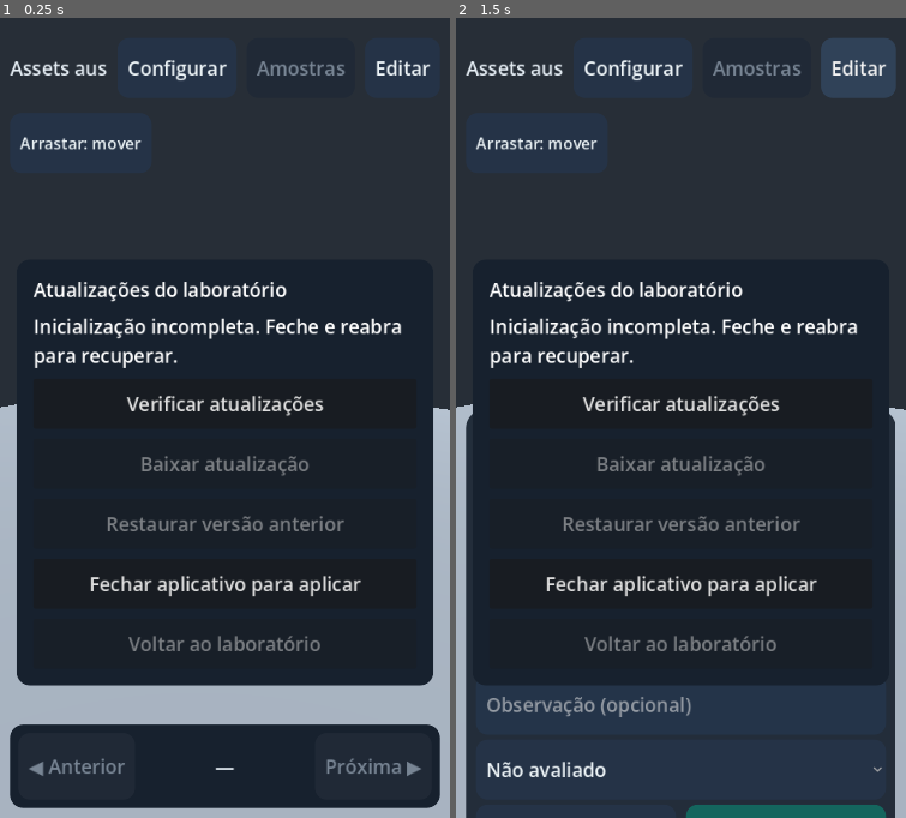
Above: before the commit, frames 1-2 (left to right).
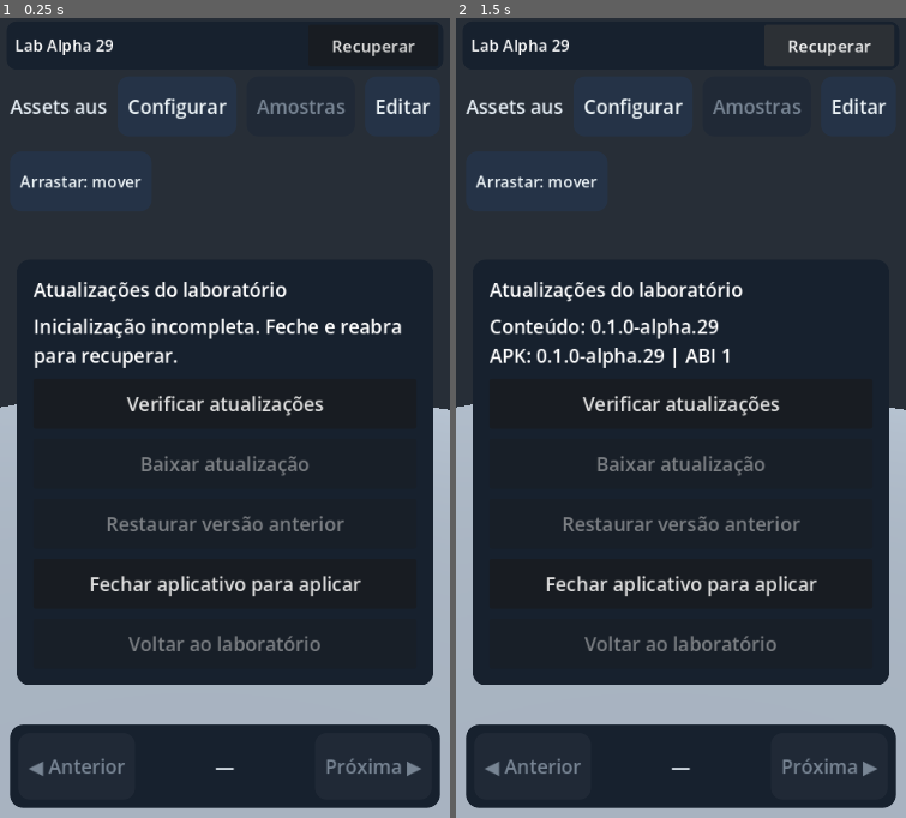
Above: after the commit, the same moments.

Repository: pabloerlis/MyGame
Game: Godot game, scene res://bootstrap/runtime.tscn
Two runs of this game, one before a commit and one after it. Both use one fixed random seed, a clock stepped at 60 frames per second and the inputs below.
Inputs (mouse positions are in pixels of both pictures, inside the frame that each line leads up to):
- Up to frame 1 (0.25 s): no input
- Up to frame 2 (1.5 s): click "Verificar atualizações" at 0.5 s; click (829, 42) at 1.25 s, where only the run after the commit has a clickable "Recuperar"

The runs differ from the first frame. In frame 1, 3.8% of the frame differs, in the area x 2-98%, y 2-84%; in frame 2, 17%, in the area x 2-98%, y 2-100%.

Commit message:
fix(runtime): permanent update button and visible content version (shell 2 alpha.29)

Diff:
--- a/game/bootstrap/runtime.gd
+++ b/game/bootstrap/runtime.gd
@@ -23,6 +23,10 @@
 var embedded_version := ""
 var lab: Node
 var boot_ok := false
+var update_bar: PanelContainer
+var version_label: Label
+var update_badge: Button
+var connection_state := "Iniciando"
 
 func _ready() -> void:
 	add_to_group("lab_runtime")
@@ -143,6 +147,8 @@
 			_fail("Falha ao confirmar inicialização.")
 			return
 	boot_ok = true
+	connection_state = "Atualizar"
+	_refresh_update_bar()
 	_prune_packs()
 	if OS.has_feature("android"):
 		_check(false)
@@ -161,11 +167,41 @@
 	root.mouse_filter = Control.MOUSE_FILTER_IGNORE
 	root.theme = Theme.new()
 	root.theme.default_font_size = 23
+	# Permanent shell-owned entry point, independent of content scripts and menus.
+	update_bar = PanelContainer.new()
+	root.add_child(update_bar)
+	update_bar.set_anchors_and_offsets_preset(Control.PRESET_TOP_WIDE)
+	update_bar.offset_left = 8
+	update_bar.offset_right = -8
+	update_bar.offset_top = 4
+	update_bar.offset_bottom = 62
+	var bar_style := StyleBoxFlat.new()
+	bar_style.bg_color = Color("#17212e")
+	bar_style.set_corner_radius_all(12)
+	bar_style.content_margin_left = 10
+	bar_style.content_margin_right = 6
+	bar_style.content_margin_top = 4
+	bar_style.content_margin_bottom = 4
+	update_bar.add_theme_stylebox_override("panel", bar_style)
+	var bar := HBoxContainer.new()
+	bar.add_child(Label.new())
+	update_bar.add_child(bar)
+	version_label = bar.get_child(0) as Label
+	version_label.size_flags_horizontal = Control.SIZE_EXPAND_FILL
+	version_label.clip_text = true
+	version_label.add_theme_font_size_override("font_size", 19)
+	update_badge = Button.new()
+	update_badge.custom_minimum_size = Vector2(156, 48)
+	update_badge.add_theme_font_size_override("font_size", 20)
+	bar.add_child(update_badge)
+	update_badge.pressed.connect(_open_and_check)
+	_refresh_update_bar()
 	panel = PanelContainer.new()
 	root.add_child(panel)
 	panel.set_anchors_and_offsets_preset(Control.PRESET_CENTER)
 	panel.offset_left = -250
 	panel.offset_right = 250
+	panel.clip_contents = true
 	panel.offset_top = -190
 	panel.offset_bottom = 190
 	var style := StyleBoxFlat.new()
@@ -181,6 +217,7 @@
 	panel.add_child(layout)
 	var title := Label.new()
 	title.text = "Atualizações do laboratório"
+	title.autowrap_mode = TextServer.AUTOWRAP_WORD_SMART
 	layout.add_child(title)
 	message = Label.new()
 	message.autowrap_mode = TextServer.AUTOWRAP_WORD_SMART
@@ -202,18 +239,35 @@
 	b.pressed.connect(action)
 	return b
 
+func _refresh_update_bar() -> void:
+	if not is_instance_valid(version_label):
+		return
+	version_label.text = "Lab " + _current_version().replace("0.1.0-alpha.", "Alpha ")
+	update_badge.text = connection_state
+
+func _open_and_check() -> void:
+	open_update_panel()
+	if stage.is_empty() and available.is_empty() and _entry("pending").is_empty():
+		_check(true)
+
 func _current_version() -> String:
 	return str(running.get("version", embedded_version))
 
 func open_update_panel() -> void:
 	panel.show()
-	message.text = "Conteúdo: " + _current_version() + " | Motor ABI " + str(ABI)
+	message.text = "Conteúdo: " + _current_version() + "\nAPK: " + embedded_version + " | ABI " + str(ABI)
+	if not available.is_empty() and _entry("pending").is_empty():
+		message.text += "\nDisponível: " + str(available["version"])
+	if not stage.is_empty():
+		message.text += "\n" + connection_state
 	rollback_button.disabled = _entry("active").is_empty()
 	if not _entry("pending").is_empty():
 		message.text += "\nAtualização pronta. Feche e reabra o aplicativo."
 		exit_button.show()
 
 func _fail(reason: String) -> void:
+	connection_state = "Recuperar"
+	_refresh_update_bar()
 	panel.show()
 	message.text = reason
 	exit_button.show()
@@ -228,14 +282,17 @@
 		open_update_panel()
 		message.text = "Consultando GitHub…"
 	stage = "check"
+	connection_state = "Consultando…"
+	_refresh_update_bar()
 	request.download_file = ""
 	request.timeout = 30.0
 	request.body_size_limit = 2 * 1024 * 1024
 	var err := request.request(CHANNEL, PackedStringArray(["Accept: application/vnd.github+json", "X-GitHub-Api-Version: 2022-11-28"]))
 	if err != OK:
 		stage = ""
-		if manual:
-			message.text = "Sem conexão. A versão local continua disponível."
+		connection_state = "Atualizar"
+		_refresh_update_bar()
+		message.text = "Sem conexão. A versão local continua disponível."
 
 func _find_offer(release: Dictionary) -> Dictionary:
 	if str(release.get("tag_name", "")) != "lab-content-v1" or release.get("draft", true) != false:
@@ -276,6 +333,8 @@
 	if not stage.is_empty() or available.is_empty():
 		return
 	stage = "download"
+	connection_state = "Baixando…"
+	_refresh_update_bar()
 	download_button.disabled = true
 	request.download_file = TEMP
 	request.timeout = 300.0
@@ -283,24 +342,29 @@
 	message.text = "Baixando " + str(available["version"]) + "…"
 	if request.request(str(available["url"])) != OK:
 		stage = ""
+		connection_state = "Atualizar"
+		_refresh_update_bar()
 		download_button.disabled = false
 		message.text = "Não foi possível iniciar o download."
 
 func _response(result: int, code: int, _headers: PackedStringArray, body: PackedByteArray) -> void:
 	var finished := stage
 	stage = ""
+	connection_state = "Atualizar"
+	_refresh_update_bar()
 	if finished == "check":
 		if result != HTTPRequest.RESULT_SUCCESS or code != 200:
-			if manual:
-				message.text = "Consulta indisponível (HTTP %d). Versão local preservada." % code
+			message.text = "Consulta indisponível (HTTP %d). Versão local preservada." % code
 			return
 		var parsed: Variant = JSON.parse_string(body.get_string_from_utf8())
 		available = _find_offer(parsed) if parsed is Dictionary else {}
 		download_button.disabled = available.is_empty()
 		if not available.is_empty():
+			connection_state = "Nova versão"
+			_refresh_update_bar()
 			open_update_panel()
 			message.text = "%s disponível — %.1f MB" % [available["version"], float(available["size"]) / 1000000.0]
-		elif manual:
+		else:
 			message.text = "Nenhuma versão compatível mais recente."
 	elif finished == "download":
 		var f := FileAccess.open(TEMP, FileAccess.READ)
@@ -323,6 +387,8 @@
 			message.text = "Falha ao registrar atualização."
 			download_button.disabled = false
 			return
+		connection_state = "Reabrir"
+		_refresh_update_bar()
 		message.text = "Atualização verificada. Feche e reabra o aplicativo."
 		exit_button.show()
 
@@ -341,6 +407,8 @@
 		state = _read_state()
 		message.text = "Não foi possível registrar restauração."
 		return
+	connection_state = "Reabrir"
+	_refresh_update_bar()
 	message.text = "Restauração registrada. Feche e reabra o aplicativo."
 	exit_button.show()
 	download_button.disabled = true
--- a/game/lab/lab_room.gd
+++ b/game/lab/lab_room.gd
@@ -321,7 +321,7 @@
 	top.set_anchors_and_offsets_preset(Control.PRESET_TOP_WIDE)
 	top.offset_left = 12
 	top.offset_right = -12
-	top.offset_top = 24
+	top.offset_top = 70
 	status = Label.new()
 	status.text = "MyGame Lab"
 	status.size_flags_horizontal = Control.SIZE_EXPAND_FILL
@@ -349,7 +349,7 @@
 	camera_gesture_button.add_theme_font_size_override("font_size", 19)
 	root.add_child(camera_gesture_button)
 	camera_gesture_button.set_anchors_and_offsets_preset(Control.PRESET_TOP_LEFT)
-	camera_gesture_button.position = Vector2(12, 114)
+	camera_gesture_button.position = Vector2(12, 160)
 	camera_gesture_button.custom_minimum_size.y = 60
 	camera_gesture_button.pressed.connect(_toggle_camera_gesture)
 	# Persistent transport: independent of the collapsible catalog.
@@ -388,6 +388,7 @@
 	catalog_panel = PanelContainer.new()
 	root.add_child(catalog_panel)
 	catalog_panel.set_anchors_and_offsets_preset(Control.PRESET_FULL_RECT)
+	catalog_panel.offset_top = 68
 	catalog_panel.clip_contents = true
 	settings_theme = _mobile_theme()
 	settings_theme.default_font_size = 20
@@ -827,6 +828,7 @@
 	choice_overlay = PanelContainer.new()
 	root.add_child(choice_overlay)
 	choice_overlay.set_anchors_and_offsets_preset(Control.PRESET_FULL_RECT)
+	choice_overlay.offset_top = 68
 	choice_overlay.clip_contents = true
 	choice_overlay.theme = settings_theme
 	choice_overlay.add_theme_stylebox_override("panel", _flat(Color("#151d28"), 0, 14))
--- a/game/project.godot
+++ b/game/project.godot
@@ -3,7 +3,7 @@
 
 [application]
 config/name="MyGame Lab"
-config/version="0.1.0-alpha.28"
+config/version="0.1.0-alpha.29"
 run/main_scene="res://bootstrap/runtime.tscn"
 config/icon="res://branding/erlis.png"
 boot_splash/show_image=true
--- a/game/tests/pack_boot.gd
+++ b/game/tests/pack_boot.gd
@@ -33,6 +33,15 @@
 		push_error("PCK boot or activation failed")
 		quit(1)
 		return
+	if not runtime.update_bar.is_visible_in_tree() or not runtime.update_badge.is_visible_in_tree() or not runtime.version_label.text.contains("Alpha"):
+		push_error("Permanent update entry not visible")
+		quit(1)
+		return
+	runtime.open_update_panel()
+	if not runtime.panel.is_visible_in_tree() or not runtime.message.text.contains("APK:"):
+		push_error("Updater panel entry failed")
+		quit(1)
+		return
 	runtime._rollback()
 	if not runtime._entry("active").is_empty() or not runtime._entry("pending").is_empty():
 		push_error("Rollback state failed")
Not shown, changed: game/export_presets.cfg
Not shown, changed: docs/08-lab-atualizavel.md
